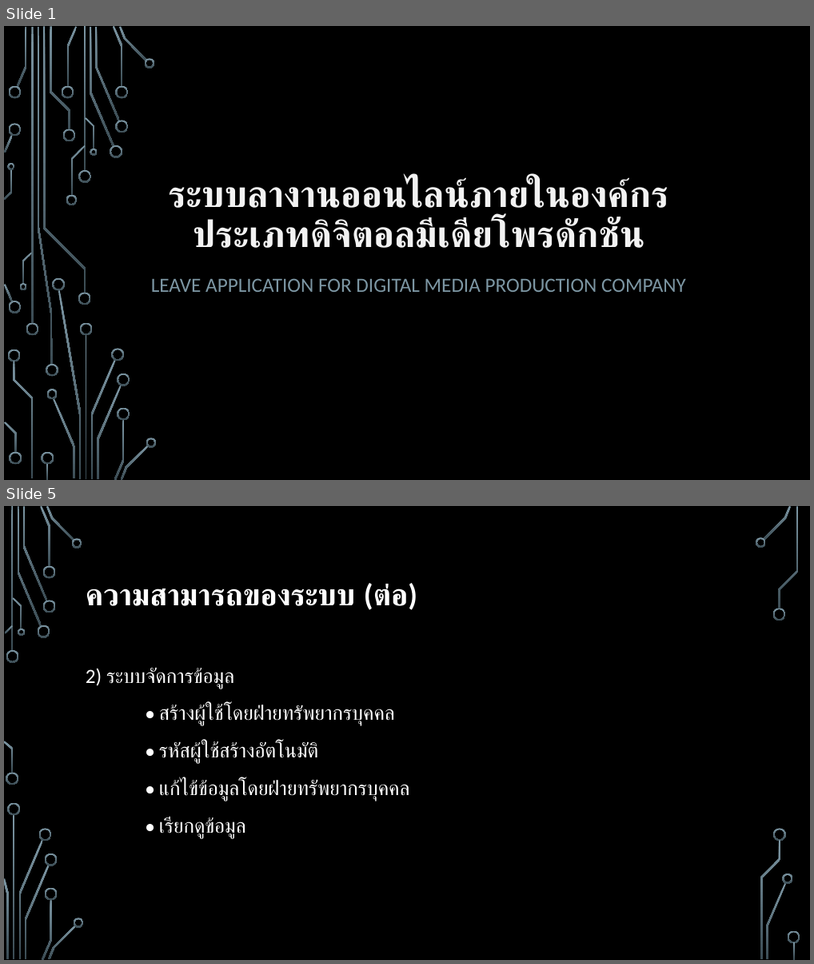
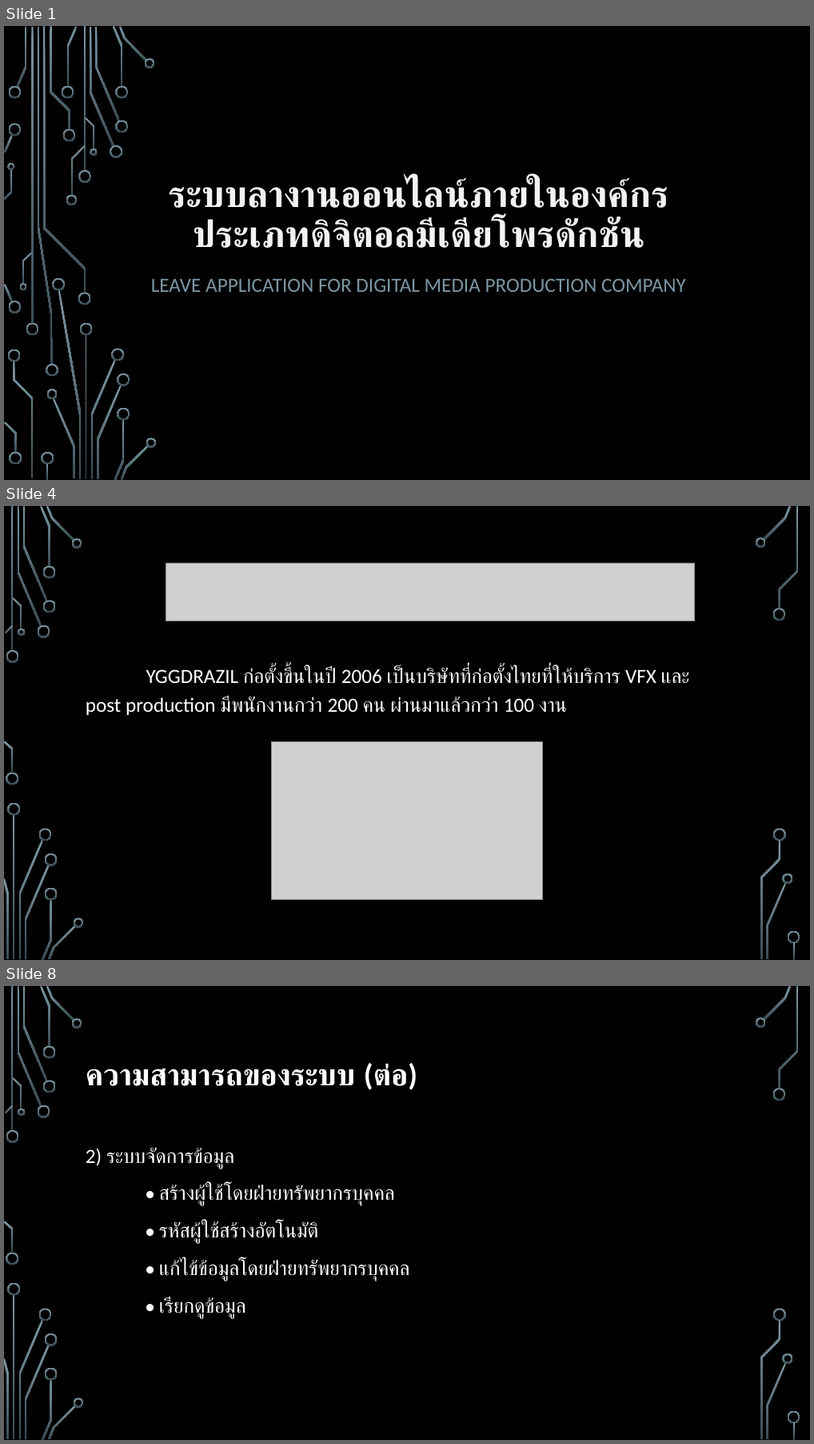
Before and after one commit to MrFermz/leaveAppDoc, a slide deck: Present/master.pptx. Shown one above the other, each under a label of ours: slides 1 and 5 before the commit, slides 1, 4 and 8 after it; the slides between them are not shown. The pictures are 814x964 and 814x1444 pixels, drawn with LibreOffice and Linux fonts; fonts in the diff are those of the drawing; grey boxes stand for pictures; background and template pictures are left out. Boxes give left, top, right and bottom in pixels: in the first picture for what was removed or moved away, otherwise in the second. Text is boxed around its words. In the diff, an @@ line names an element or a change of style, - is before the commit and + after.

```diff
--- a/Present/master.pptx
+++ b/Present/master.pptx
@@ slide 4 added at [4,506,810,960], background picture (left out); not listed: 36 template elements that a slide beside it also shows @@
@@ picture added at [166,563,695,621] @@
@@ text added at [86,667,690,715], 24 pt, text #FFFFFF @@
+YGGDRAZIL ก่อตั้งขึ้นในปี 2006 เป็นบริษัทที่ก่อตั้งไทยที่ให้บริการ VFX และ post production มีพนักงานกว่า 200 คน ผ่านมาแล้วกว่า 100 งาน
@@ picture added at [272,741,543,900] @@
@@ what was slide 5 is now slide 8 @@
```
Also in this commit, not shown: 4 slides changed, 3 other slides added, 8 other files.
